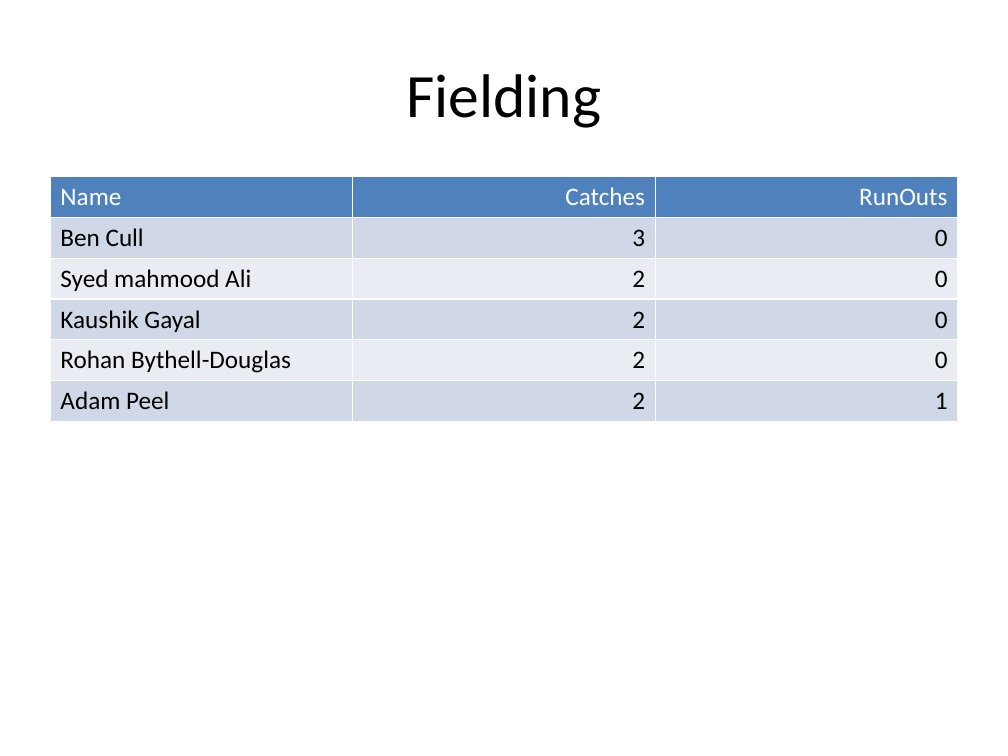
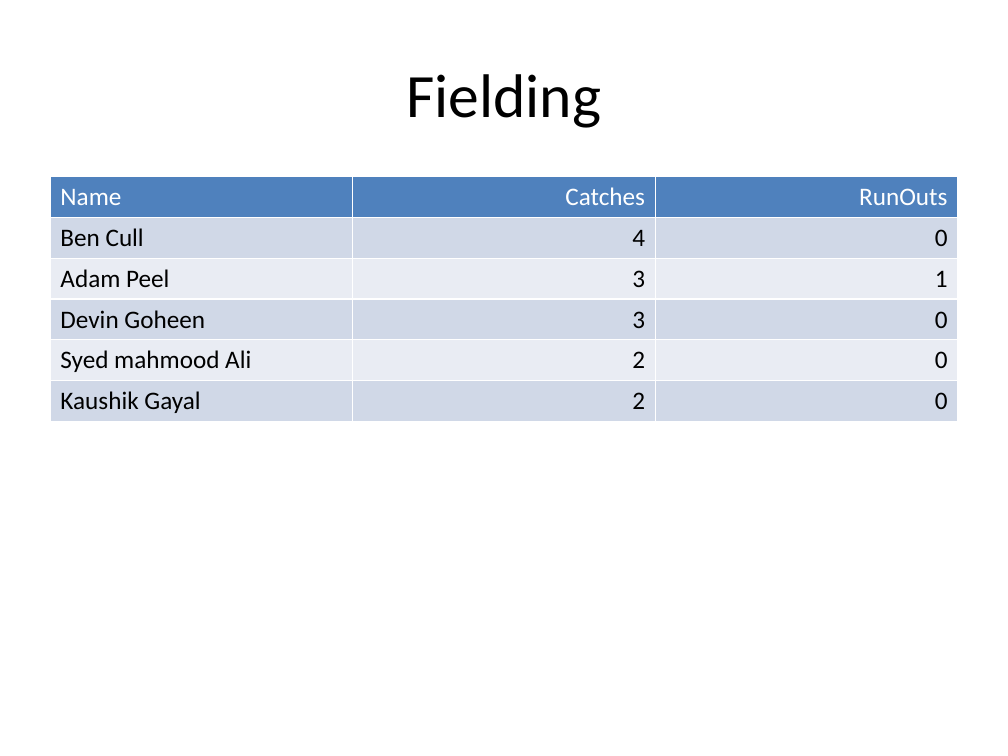
Before and after one commit to jimmyday12/nutty-cuckoo-super-kings, a slide deck: slide 9 of docs/presentations/preso-summer-2021.pptx. Drawn at 1008x756 pixels with LibreOffice and Linux fonts; fonts in the diff are those of the drawing. Boxes give left, top, right and bottom in pixels: in the first picture for what was removed or moved away, otherwise in the second. Text is boxed around its words. In the diff, an @@ line names an element or a change of style, - is before the commit and + after.

```diff
--- a/docs/presentations/preso-summer-2021.pptx
+++ b/docs/presentations/preso-summer-2021.pptx
@@ table at (50, 176, 958, 674) @@
-row 2: Ben Cull | 3 | 0
+row 2: Ben Cull | 4 | 0
+row 3: Adam Peel | 3 | 1
+row 4: Devin Goheen | 3 | 0
-row 5: Rohan Bythell-Douglas | 2 | 0
-row 6: Adam Peel | 2 | 1
```
Also in this commit, not shown: 2 other slides changed, 3 slides added, 17 other files.
